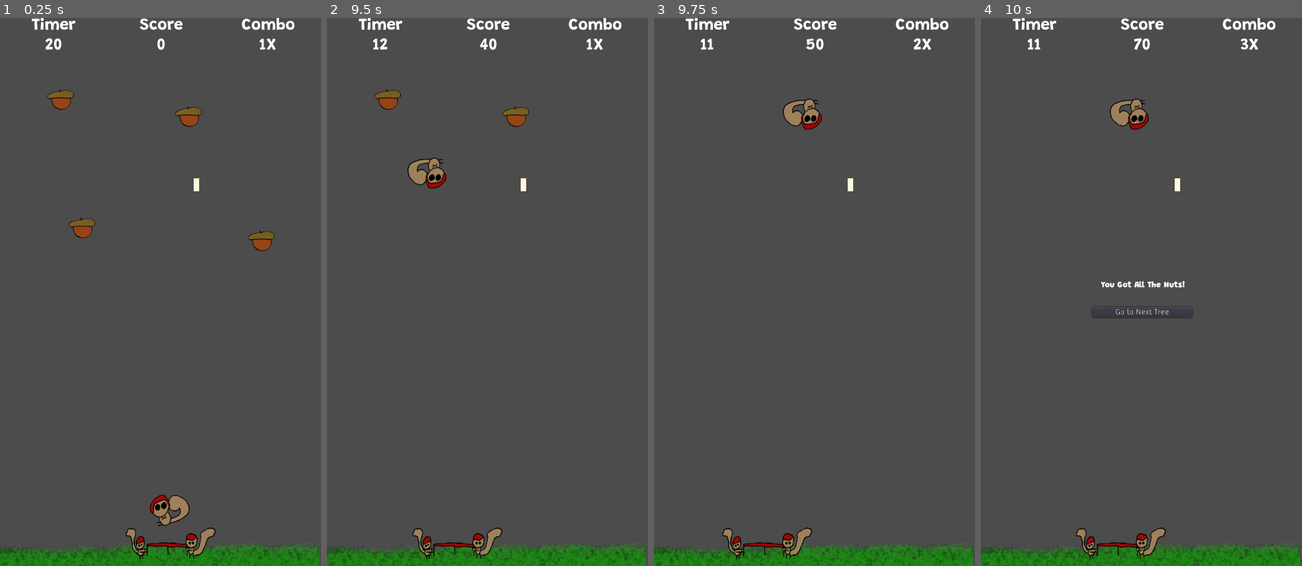
Above: before the commit, frames 1-4 (left to right).
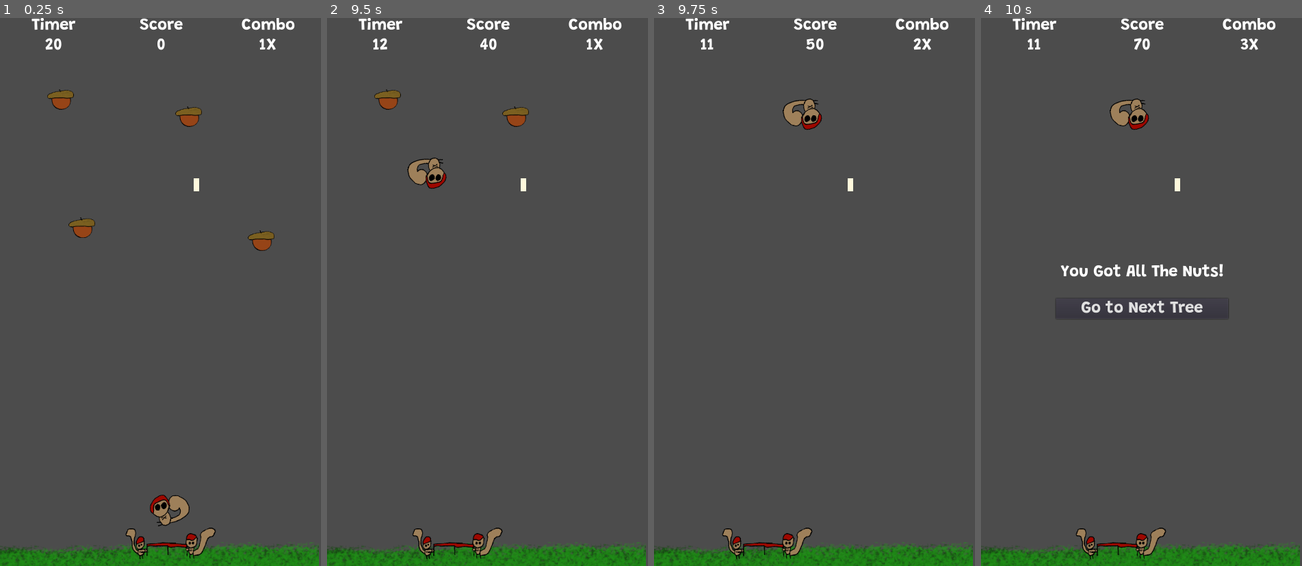
Above: after the commit, the same moments.

Repository: the-g-force/FamJam-September2020
Game: Godot game, scene res://src/TestLevel.tscn
Same seed, same stepped clock (60 frames per second), same inputs: the game is played once before the commit and once after it.
Inputs (mouse positions are in pixels of both pictures, inside the frame that each line leads up to):
- Up to frame 1 (0.25 s): no input
- Up to frame 2 (9.5 s): tap Enter at 0.5 s; move the mouse to (471, 401) at 0.52 s; hold D (move_right) 0.53-2.03 s; click (471, 401) at 0.67 s; move the mouse to (583, 374) at 1.27 s; move the mouse to (391, 209) at 2.02 s; hold A (move_left) 2.03-4.28 s; move the mouse to (503, 292) at 2.77 s; click (503, 292) at 2.92 s; move the mouse to (439, 155) at 3.52 s; move the mouse to (558, 264) at 4.27 s; hold D (move_right) 4.28-8.03 s; move the mouse to (423, 319) at 5.02 s; click (423, 319) at 5.17 s; move the mouse to (519, 171) at 5.77 s; move the mouse to (471, 401) at 6.52 s; move the mouse to (583, 374) at 7.27 s; click (583, 374) at 7.42 s; move the mouse to (391, 209) at 8.02 s; hold A (move_left) from 8.03 s (still down); move the mouse to (503, 292) at 8.77 s
- Up to frame 3 (9.75 s): move the mouse to (766, 155) at 9.52 s; release A (move_left) at 9.53 s; hold D (move_right) from 9.53 s (still down); click (766, 155) at 9.67 s
- Up to frame 4 (10 s): keep holding D (move_right)

Frames 1-3 are identical in both runs. In frame 4, 1.2% of the frame differs, in the area x 23-78%, y 44-55%.

Commit message:
Rename screen elements appropriately

Diff:
--- a/project/src/TestLevel.gd
+++ b/project/src/TestLevel.gd
@@ -2,19 +2,19 @@
 
 # The number of seconds a regular game lasts at level 1
 export var base_duration := 20
+
+var _game_started := false
+var _total_nuts := 0
+var combo := 1
 
 onready var _squirrel := $Squirrel
 onready var _trampoline := $Trampoline
 onready var _collectables := $Collectables
 onready var _game_timer := $GameTimer
 onready var _game_timer_label := $UI/Top/GameTimerLabel
-onready var _game_over_ui := $UI/GameOverUI
+onready var _level_complete_ui := $UI/LevelCompleteUI
 onready var _score_label := $UI/Top/ScoreLabel
 onready var _combo_label := $UI/Top/ComboLabel
-
-var _game_started := false
-var _total_nuts := 0
-var combo := 1
 
 func _ready():
 	# Determine how long we have to complete this level
@@ -54,7 +54,7 @@
 
 func _game_over():
 	_game_timer.set_paused(true)
-	_game_over_ui.visible = true
+	_level_complete_ui.visible = true
 	_squirrel.stop()
 
 
--- a/project/src/TestLevel.tscn
+++ b/project/src/TestLevel.tscn
@@ -1,11 +1,10 @@
-[gd_scene load_steps=10 format=2]
+[gd_scene load_steps=9 format=2]
 
 [ext_resource path="res://src/Trampoline.tscn" type="PackedScene" id=1]
 [ext_resource path="res://src/Squirrel.tscn" type="PackedScene" id=2]
 [ext_resource path="res://src/Collectable.tscn" type="PackedScene" id=3]
 [ext_resource path="res://src/TestLevel.gd" type="Script" id=4]
 [ext_resource path="res://src/Birdfeeder.tscn" type="PackedScene" id=5]
-[ext_resource path="res://assets/fonts/Grandstander.tres" type="DynamicFont" id=6]
 [ext_resource path="res://assets/grass.png" type="Texture" id=7]
 [ext_resource path="res://assets/fonts/GameUI.tres" type="DynamicFont" id=8]
 
@@ -78,35 +77,36 @@
 "_edit_use_anchors_": false
 }
 
-[node name="GameOverUI" type="VBoxContainer" parent="UI"]
+[node name="LevelCompleteUI" type="VBoxContainer" parent="UI"]
 visible = false
 anchor_left = 0.5
 anchor_top = 0.5
 anchor_right = 0.5
 anchor_bottom = 0.5
-margin_left = -93.5
-margin_top = -20.5
-margin_right = 93.5
-margin_bottom = 20.5
+margin_left = -161.5
+margin_top = -52.0
+margin_right = 161.5
+margin_bottom = 52.0
 custom_constants/separation = 32
 __meta__ = {
 "_edit_use_anchors_": false
 }
 
-[node name="GameOverLabel" type="Label" parent="UI/GameOverUI"]
-margin_right = 187.0
-margin_bottom = 17.0
-custom_fonts/font = ExtResource( 6 )
+[node name="LevelCompleteLabel" type="Label" parent="UI/LevelCompleteUI"]
+margin_right = 323.0
+margin_bottom = 33.0
+custom_fonts/font = ExtResource( 8 )
 text = "You Got All The Nuts!"
 align = 1
 __meta__ = {
 "_edit_use_anchors_": false
 }
 
-[node name="NextLevelButton" type="Button" parent="UI/GameOverUI"]
-margin_top = 49.0
-margin_right = 187.0
-margin_bottom = 69.0
+[node name="NextLevelButton" type="Button" parent="UI/LevelCompleteUI"]
+margin_top = 65.0
+margin_right = 323.0
+margin_bottom = 104.0
+custom_fonts/font = ExtResource( 8 )
 text = "Go to Next Tree"
 __meta__ = {
 "_edit_use_anchors_": false
@@ -198,4 +198,4 @@
 shape = SubResource( 1 )
 [connection signal="reset_combo" from="Squirrel" to="." method="_on_Squirrel_reset_combo"]
 [connection signal="timeout" from="GameTimer" to="." method="_on_GameTimer_timeout"]
-[connection signal="pressed" from="UI/GameOverUI/NextLevelButton" to="." method="_on_NextLevelButton_pressed"]
+[connection signal="pressed" from="UI/LevelCompleteUI/NextLevelButton" to="." method="_on_NextLevelButton_pressed"]
